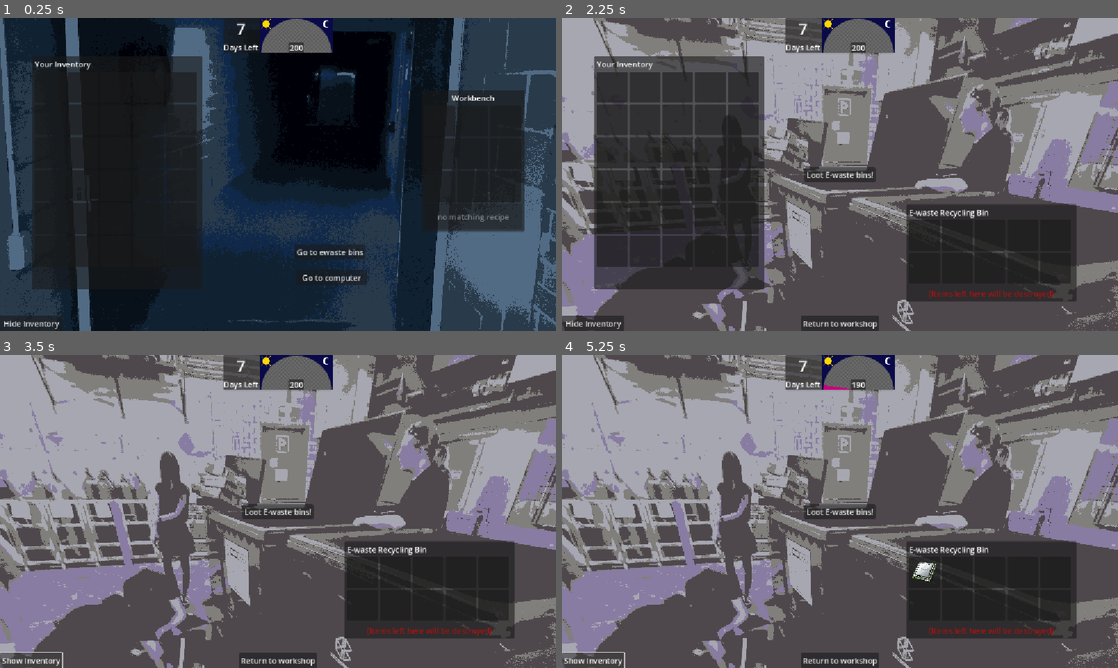
Above: before the commit, frames 1-4 (two rows, left to right).
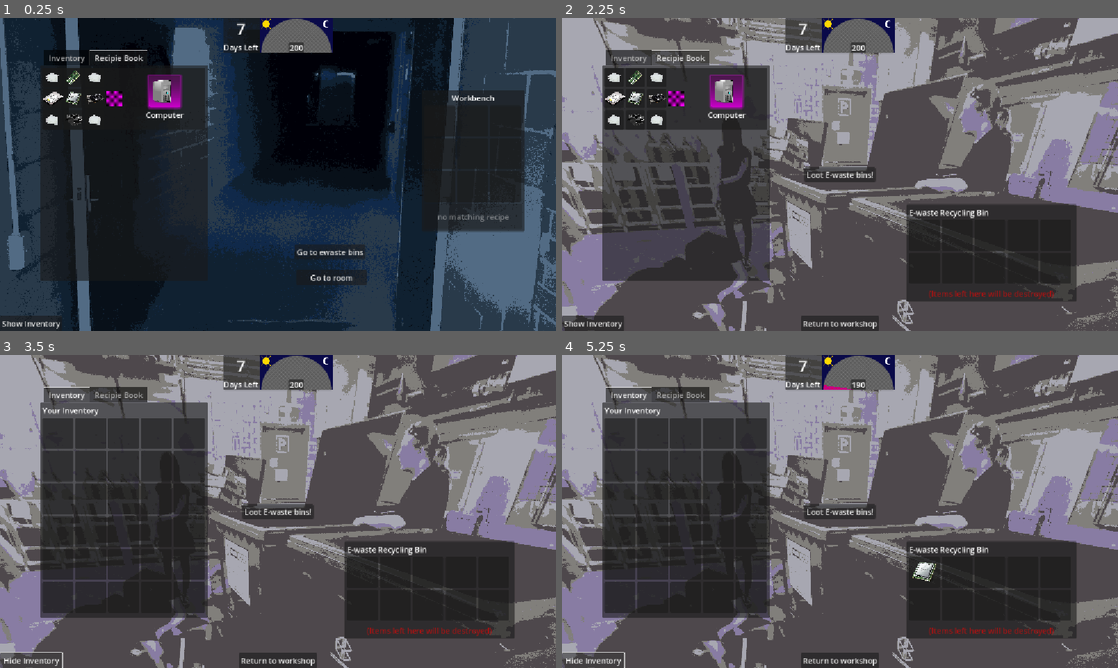
Above: after the commit, the same moments.

Repository: tabby-cat-nya/RustHacker
Game: Godot game, scene res://scenes/workshop.tscn
Two runs of this game, one before a commit and one after it. Both use one fixed random seed, a clock stepped at 60 frames per second and the inputs below. The engine's default icon, where the game draws it, is replaced by a stand-in: a white triangle on a blue panel in a dark square.
Inputs:
- Up to frame 1 (0.25 s): no input
- Up to frame 2 (2.25 s): click "Go to ewaste bins" at 0.5 s; click "Return to workshop" at 1.25 s; click "Go to ewaste bins" at 2 s
- Up to frame 3 (3.5 s): click "Hide Inventory" (after the commit: "Show Inventory") at 2.75 s
- Up to frame 4 (5.25 s): click "Show Inventory" (after the commit: "Hide Inventory") at 3.5 s; click "Loot E-waste bins!" at 4.25 s; click "Hide Inventory" (after the commit: "Show Inventory") at 5 s

The runs differ from the first frame. In frame 1, 5.0% of the frame differs, in the area x 0-65%, y 10-100%; in frame 2, 13%; in frame 3, 22%, in the area x 0-38%, y 10-100%; in frame 4, 22%.

Commit message:
recipe book started

Diff:
--- /dev/null
+++ b/crafting/recipe book/recipe_card.gd
@@ -0,0 +1,28 @@
+extends PanelContainer
+class_name RecipeCard
+
+@export var grid_container : GridContainer
+var ingredient_slots : Array[ItemSlot]
+@export var output_slot : ItemSlot
+
+# Called when the node enters the scene tree for the first time.
+func _ready() -> void:
+	ingredient_slots.assign(grid_container.get_children())
+	#slots.assign(grid.get_children())
+	pass # Replace with function body.
+
+
+# Called every frame. 'delta' is the elapsed time since the previous frame.
+func _process(delta: float) -> void:
+	pass
+
+func show_recipe(recipe : CraftRecipe):
+	ingredient_slots.assign(grid_container.get_children())
+	for x in range(9):
+		#if recipe.ingredients[x]:
+		ingredient_slots[x].item = recipe.ingredients[x]
+		ingredient_slots[x].update_ui()
+		ingredient_slots[x].block_taking = true
+	output_slot.item = recipe.output
+	output_slot.update_ui()
+	output_slot.block_taking = true
--- /dev/null
+++ b/crafting/recipe book/recipe_card.tscn
@@ -0,0 +1,75 @@
+[gd_scene load_steps=4 format=3 uid="uid://btenxre8yvynx"]
+
+[ext_resource type="Script" uid="uid://mvqohkfd6whc" path="res://crafting/recipe book/recipe_card.gd" id="1_8t2l7"]
+[ext_resource type="PackedScene" uid="uid://dgqs20xf7l8c" path="res://inv_system/item_slot.tscn" id="1_ebtwo"]
+
+[sub_resource type="PlaceholderTexture2D" id="PlaceholderTexture2D_8t2l7"]
+size = Vector2(32, 32)
+
+[node name="Recipe Card" type="PanelContainer" node_paths=PackedStringArray("grid_container", "output_slot")]
+script = ExtResource("1_8t2l7")
+grid_container = NodePath("HBoxContainer/GridContainer")
+output_slot = NodePath("HBoxContainer/VBoxContainer/ItemSlot10")
+
+[node name="HBoxContainer" type="HBoxContainer" parent="."]
+layout_mode = 2
+alignment = 1
+
+[node name="GridContainer" type="GridContainer" parent="HBoxContainer"]
+layout_mode = 2
+columns = 3
+
+[node name="ItemSlot" parent="HBoxContainer/GridContainer" instance=ExtResource("1_ebtwo")]
+custom_minimum_size = Vector2(40, 40)
+layout_mode = 2
+
+[node name="ItemSlot2" parent="HBoxContainer/GridContainer" instance=ExtResource("1_ebtwo")]
+custom_minimum_size = Vector2(40, 40)
+layout_mode = 2
+
+[node name="ItemSlot3" parent="HBoxContainer/GridContainer" instance=ExtResource("1_ebtwo")]
+custom_minimum_size = Vector2(40, 40)
+layout_mode = 2
+
+[node name="ItemSlot4" parent="HBoxContainer/GridContainer" instance=ExtResource("1_ebtwo")]
+custom_minimum_size = Vector2(40, 40)
+layout_mode = 2
+
+[node name="ItemSlot5" parent="HBoxContainer/GridContainer" instance=ExtResource("1_ebtwo")]
+custom_minimum_size = Vector2(40, 40)
+layout_mode = 2
+
+[node name="ItemSlot6" parent="HBoxContainer/GridContainer" instance=ExtResource("1_ebtwo")]
+custom_minimum_size = Vector2(40, 40)
+layout_mode = 2
+
+[node name="ItemSlot7" parent="HBoxContainer/GridContainer" instance=ExtResource("1_ebtwo")]
+custom_minimum_size = Vector2(40, 40)
+layout_mode = 2
+
+[node name="ItemSlot8" parent="HBoxContainer/GridContainer" instance=ExtResource("1_ebtwo")]
+custom_minimum_size = Vector2(40, 40)
+layout_mode = 2
+
+[node name="ItemSlot9" parent="HBoxContainer/GridContainer" instance=ExtResource("1_ebtwo")]
+custom_minimum_size = Vector2(40, 40)
+layout_mode = 2
+
+[node name="TextureRect" type="TextureRect" parent="HBoxContainer"]
+layout_mode = 2
+texture = SubResource("PlaceholderTexture2D_8t2l7")
+stretch_mode = 3
+
+[node name="VBoxContainer" type="VBoxContainer" parent="HBoxContainer"]
+layout_mode = 2
+size_flags_horizontal = 3
+alignment = 1
+
+[node name="ItemSlot10" parent="HBoxContainer/VBoxContainer" instance=ExtResource("1_ebtwo")]
+layout_mode = 2
+size_flags_horizontal = 4
+
+[node name="Label" type="Label" parent="HBoxContainer/VBoxContainer"]
+layout_mode = 2
+text = "Computer"
+horizontal_alignment = 1
--- /dev/null
+++ b/crafting/recipe book/recipie_book.gd
@@ -0,0 +1,17 @@
+extends PanelContainer
+
+@export var vbox : VBoxContainer
+
+# Called when the node enters the scene tree for the first time.
+func _ready() -> void:
+	pass # Replace with function body.
+	var test_card = load("res://crafting/recipe book/recipe_card.tscn").instantiate() as RecipeCard
+	var recipe : CraftRecipe = load("res://crafting/crafts/computer_craft.tres")
+	print(recipe)
+	test_card.show_recipe(recipe)
+	vbox.add_child(test_card)
+
+
+# Called every frame. 'delta' is the elapsed time since the previous frame.
+func _process(delta: float) -> void:
+	pass
--- a/inv_system/crafting_panel.gd
+++ b/inv_system/crafting_panel.gd
@@ -34,7 +34,7 @@
 		pass
 
 func check_recipes():
-	print("checking now")
+	#print("checking now")
 	style_none()
 	# write checking logic
 
@@ -62,9 +62,9 @@
 						possible_recipes.erase(recipe)
 				elif recipe.ingredients[x] or slots[x].item:
 					possible_recipes.erase(recipe)
-		print("Possible recipes: " + str(possible_recipes.size()))
+		#print("Possible recipes: " + str(possible_recipes.size()))
 		if possible_recipes.size() == 1:
-			print("found our recipe!")
+			#print("found our recipe!")
 			matched_recipe = possible_recipes[0]
 			style_assemble()
 			return
--- a/inv_system/item_slot.gd
+++ b/inv_system/item_slot.gd
@@ -5,6 +5,7 @@
 @export var item: ItemData
 @export var label : Label
 var type : String
+var block_taking : bool = false
 
 func _ready() -> void:
 	update_ui()
@@ -27,7 +28,7 @@
 
 
 func _get_drag_data(at_position: Vector2) -> Variant:
-	if not item:
+	if not item or block_taking:
 		return
 
 	var preview = duplicate()
@@ -42,7 +43,7 @@
 	return self
 
 func _can_drop_data(at_position: Vector2, data: Variant) -> bool:
-	return true
+	return !block_taking
 
 func _drop_data(at_position: Vector2, data: Variant) -> void:
 	var temp = item
--- a/inv_system/player_inventory.tscn
+++ b/inv_system/player_inventory.tscn
@@ -1,8 +1,33 @@
-[gd_scene load_steps=4 format=3 uid="uid://bkhg56q71vsjv"]
+[gd_scene load_steps=7 format=3 uid="uid://bkhg56q71vsjv"]
 
 [ext_resource type="Script" uid="uid://jxkjnscuxcyi" path="res://inv_system/player_inventory.gd" id="1_vk2kx"]
 [ext_resource type="Script" uid="uid://c6oycdae5wvjf" path="res://inv_system/inventory.gd" id="2_hk4hx"]
 [ext_resource type="PackedScene" uid="uid://dgqs20xf7l8c" path="res://inv_system/item_slot.tscn" id="3_8qgtd"]
+[ext_resource type="Script" uid="uid://chxgum3v3d1o7" path="res://crafting/recipe book/recipie_book.gd" id="4_bdgfq"]
+
+[sub_resource type="StyleBoxFlat" id="StyleBoxFlat_2jtfh"]
+content_margin_left = 0.0
+content_margin_top = 0.0
+content_margin_right = 0.0
+content_margin_bottom = 0.0
+bg_color = Color(0.101960786, 0.101960786, 0.101960786, 0)
+corner_radius_top_left = 3
+corner_radius_top_right = 3
+corner_radius_bottom_right = 3
+corner_radius_bottom_left = 3
+corner_detail = 5
+
+[sub_resource type="StyleBoxFlat" id="StyleBoxFlat_icm48"]
+content_margin_left = 0.0
+content_margin_top = 0.0
+content_margin_right = 0.0
+content_margin_bottom = 0.0
+bg_color = Color(0.101960786, 0.101960786, 0.101960786, 0)
+corner_radius_top_left = 3
+corner_radius_top_right = 3
+corner_radius_bottom_right = 3
+corner_radius_bottom_left = 3
+corner_detail = 5
 
 [node name="PlayerInventory" type="Control" node_paths=PackedStringArray("inventory_panel", "button")]
 z_index = 2
@@ -14,7 +39,7 @@
 grow_vertical = 2
 mouse_filter = 2
 script = ExtResource("1_vk2kx")
-inventory_panel = NodePath("InventoryPanel")
+inventory_panel = NodePath("TabContainer/Inventory")
 button = NodePath("Button")
 
 [node name="Button" type="Button" parent="."]
@@ -27,129 +52,159 @@
 grow_vertical = 0
 text = "Show Inventory"
 
-[node name="InventoryPanel" type="PanelContainer" parent="." node_paths=PackedStringArray("grid", "inv_label")]
+[node name="TabContainer" type="TabContainer" parent="."]
 layout_mode = 0
-offset_left = 67.0
-offset_top = 79.0
-offset_right = 419.0
-offset_bottom = 561.0
+offset_left = 83.0
+offset_top = 67.0
+offset_right = 431.0
+offset_bottom = 544.0
+current_tab = 1
+
+[node name="Inventory" type="PanelContainer" parent="TabContainer" node_paths=PackedStringArray("grid", "inv_label")]
+visible = false
+layout_mode = 2
+theme_override_styles/panel = SubResource("StyleBoxFlat_2jtfh")
 script = ExtResource("2_hk4hx")
 inventory_name = "Your Inventory"
 type = "Inventory"
 grid = NodePath("MarginContainer/VBoxContainer/ScrollContainer/GridContainer")
 inv_label = NodePath("MarginContainer/VBoxContainer/Label")
-
-[node name="MarginContainer" type="MarginContainer" parent="InventoryPanel"]
+metadata/_tab_index = 0
+
+[node name="MarginContainer" type="MarginContainer" parent="TabContainer/Inventory"]
 layout_mode = 2
 theme_override_constants/margin_left = 5
 theme_override_constants/margin_top = 5
 theme_override_constants/margin_right = 5
 theme_override_constants/margin_bottom = 5
 
-[node name="VBoxContainer" type="VBoxContainer" parent="InventoryPanel/MarginContainer"]
-layout_mode = 2
-
-[node name="Label" type="Label" parent="InventoryPanel/MarginContainer/VBoxContainer"]
+[node name="VBoxContainer" type="VBoxContainer" parent="TabContainer/Inventory/MarginContainer"]
+layout_mode = 2
+
+[node name="Label" type="Label" parent="TabContainer/Inventory/MarginContainer/VBoxContainer"]
 layout_mode = 2
 text = "Inventory 1"
 
-[node name="ScrollContainer" type="ScrollContainer" parent="InventoryPanel/MarginContainer/VBoxContainer"]
+[node name="ScrollContainer" type="ScrollContainer" parent="TabContainer/Inventory/MarginContainer/VBoxContainer"]
 layout_mode = 2
 size_flags_vertical = 3
 
-[node name="GridContainer" type="GridContainer" parent="InventoryPanel/MarginContainer/VBoxContainer/ScrollContainer"]
+[node name="GridContainer" type="GridContainer" parent="TabContainer/Inventory/MarginContainer/VBoxContainer/ScrollContainer"]
 layout_mode = 2
 size_flags_vertical = 3
 columns = 5
 
-[node name="ItemSlot" parent="InventoryPanel/MarginContainer/VBoxContainer/ScrollContainer/GridContainer" instance=ExtResource("3_8qgtd")]
-layout_mode = 2
-
-[node name="ItemSlot2" parent="InventoryPanel/MarginContainer/VBoxContainer/ScrollContainer/GridContainer" instance=ExtResource("3_8qgtd")]
-layout_mode = 2
-
-[node name="ItemSlot3" parent="InventoryPanel/MarginContainer/VBoxContainer/ScrollContainer/GridContainer" instance=ExtResource("3_8qgtd")]
-layout_mode = 2
-
-[node name="ItemSlot4" parent="InventoryPanel/MarginContainer/VBoxContainer/ScrollContainer/GridContainer" instance=ExtResource("3_8qgtd")]
-layout_mode = 2
-
-[node name="ItemSlot5" parent="InventoryPanel/MarginContainer/VBoxContainer/ScrollContainer/GridContainer" instance=ExtResource("3_8qgtd")]
-layout_mode = 2
-
-[node name="ItemSlot6" parent="InventoryPanel/MarginContainer/VBoxContainer/ScrollContainer/GridContainer" instance=ExtResource("3_8qgtd")]
-layout_mode = 2
-
-[node name="ItemSlot7" parent="InventoryPanel/MarginContainer/VBoxContainer/ScrollContainer/GridContainer" instance=ExtResource("3_8qgtd")]
-layout_mode = 2
-
-[node name="ItemSlot8" parent="InventoryPanel/MarginContainer/VBoxContainer/ScrollContainer/GridContainer" instance=ExtResource("3_8qgtd")]
-layout_mode = 2
-
-[node name="ItemSlot9" parent="InventoryPanel/MarginContainer/VBoxContainer/ScrollContainer/GridContainer" instance=ExtResource("3_8qgtd")]
-layout_mode = 2
-
-[node name="ItemSlot10" parent="InventoryPanel/MarginContainer/VBoxContainer/ScrollContainer/GridContainer" instance=ExtResource("3_8qgtd")]
-layout_mode = 2
-
-[node name="ItemSlot11" parent="InventoryPanel/MarginContainer/VBoxContainer/ScrollContainer/GridContainer" instance=ExtResource("3_8qgtd")]
-layout_mode = 2
-
-[node name="ItemSlot12" parent="InventoryPanel/MarginContainer/VBoxContainer/ScrollContainer/GridContainer" instance=ExtResource("3_8qgtd")]
-layout_mode = 2
-
-[node name="ItemSlot13" parent="InventoryPanel/MarginContainer/VBoxContainer/ScrollContainer/GridContainer" instance=ExtResource("3_8qgtd")]
-layout_mode = 2
-
-[node name="ItemSlot14" parent="InventoryPanel/MarginContainer/VBoxContainer/ScrollContainer/GridContainer" instance=ExtResource("3_8qgtd")]
-layout_mode = 2
-
-[node name="ItemSlot15" parent="InventoryPanel/MarginContainer/VBoxContainer/ScrollContainer/GridContainer" instance=ExtResource("3_8qgtd")]
-layout_mode = 2
-
-[node name="ItemSlot16" parent="InventoryPanel/MarginContainer/VBoxContainer/ScrollContainer/GridContainer" instance=ExtResource("3_8qgtd")]
-layout_mode = 2
-
-[node name="ItemSlot17" parent="InventoryPanel/MarginContainer/VBoxContainer/ScrollContainer/GridContainer" instance=ExtResource("3_8qgtd")]
-layout_mode = 2
-
-[node name="ItemSlot18" parent="InventoryPanel/MarginContainer/VBoxContainer/ScrollContainer/GridContainer" instance=ExtResource("3_8qgtd")]
-layout_mode = 2
-
-[node name="ItemSlot19" parent="InventoryPanel/MarginContainer/VBoxContainer/ScrollContainer/GridContainer" instance=ExtResource("3_8qgtd")]
-layout_mode = 2
-
-[node name="ItemSlot20" parent="InventoryPanel/MarginContainer/VBoxContainer/ScrollContainer/GridContainer" instance=ExtResource("3_8qgtd")]
-layout_mode = 2
-
-[node name="ItemSlot21" parent="InventoryPanel/MarginContainer/VBoxContainer/ScrollContainer/GridContainer" instance=ExtResource("3_8qgtd")]
-layout_mode = 2
-
-[node name="ItemSlot22" parent="InventoryPanel/MarginContainer/VBoxContainer/ScrollContainer/GridContainer" instance=ExtResource("3_8qgtd")]
-layout_mode = 2
-
-[node name="ItemSlot23" parent="InventoryPanel/MarginContainer/VBoxContainer/ScrollContainer/GridContainer" instance=ExtResource("3_8qgtd")]
-layout_mode = 2
-
-[node name="ItemSlot24" parent="InventoryPanel/MarginContainer/VBoxContainer/ScrollContainer/GridContainer" instance=ExtResource("3_8qgtd")]
-layout_mode = 2
-
-[node name="ItemSlot25" parent="InventoryPanel/MarginContainer/VBoxContainer/ScrollContainer/GridContainer" instance=ExtResource("3_8qgtd")]
-layout_mode = 2
-
-[node name="ItemSlot26" parent="InventoryPanel/MarginContainer/VBoxContainer/ScrollContainer/GridContainer" instance=ExtResource("3_8qgtd")]
-layout_mode = 2
-
-[node name="ItemSlot27" parent="InventoryPanel/MarginContainer/VBoxContainer/ScrollContainer/GridContainer" instance=ExtResource("3_8qgtd")]
-layout_mode = 2
-
-[node name="ItemSlot28" parent="InventoryPanel/MarginContainer/VBoxContainer/ScrollContainer/GridContainer" instance=ExtResource("3_8qgtd")]
-layout_mode = 2
-
-[node name="ItemSlot29" parent="InventoryPanel/MarginContainer/VBoxContainer/ScrollContainer/GridContainer" instance=ExtResource("3_8qgtd")]
-layout_mode = 2
-
-[node name="ItemSlot30" parent="InventoryPanel/MarginContainer/VBoxContainer/ScrollContainer/GridContainer" instance=ExtResource("3_8qgtd")]
-layout_mode = 2
+[node name="ItemSlot" parent="TabContainer/Inventory/MarginContainer/VBoxContainer/ScrollContainer/GridContainer" instance=ExtResource("3_8qgtd")]
+layout_mode = 2
+
+[node name="ItemSlot2" parent="TabContainer/Inventory/MarginContainer/VBoxContainer/ScrollContainer/GridContainer" instance=ExtResource("3_8qgtd")]
+layout_mode = 2
+
+[node name="ItemSlot3" parent="TabContainer/Inventory/MarginContainer/VBoxContainer/ScrollContainer/GridContainer" instance=ExtResource("3_8qgtd")]
+layout_mode = 2
+
+[node name="ItemSlot4" parent="TabContainer/Inventory/MarginContainer/VBoxContainer/ScrollContainer/GridContainer" instance=ExtResource("3_8qgtd")]
+layout_mode = 2
+
+[node name="ItemSlot5" parent="TabContainer/Inventory/MarginContainer/VBoxContainer/ScrollContainer/GridContainer" instance=ExtResource("3_8qgtd")]
+layout_mode = 2
+
+[node name="ItemSlot6" parent="TabContainer/Inventory/MarginContainer/VBoxContainer/ScrollContainer/GridContainer" instance=ExtResource("3_8qgtd")]
+layout_mode = 2
+
+[node name="ItemSlot7" parent="TabContainer/Inventory/MarginContainer/VBoxContainer/ScrollContainer/GridContainer" instance=ExtResource("3_8qgtd")]
+layout_mode = 2
+
+[node name="ItemSlot8" parent="TabContainer/Inventory/MarginContainer/VBoxContainer/ScrollContainer/GridContainer" instance=ExtResource("3_8qgtd")]
+layout_mode = 2
+
+[node name="ItemSlot9" parent="TabContainer/Inventory/MarginContainer/VBoxContainer/ScrollContainer/GridContainer" instance=ExtResource("3_8qgtd")]
+layout_mode = 2
+
+[node name="ItemSlot10" parent="TabContainer/Inventory/MarginContainer/VBoxContainer/ScrollContainer/GridContainer" instance=ExtResource("3_8qgtd")]
+layout_mode = 2
+
+[node name="ItemSlot11" parent="TabContainer/Inventory/MarginContainer/VBoxContainer/ScrollContainer/GridContainer" instance=ExtResource("3_8qgtd")]
+layout_mode = 2
+
+[node name="ItemSlot12" parent="TabContainer/Inventory/MarginContainer/VBoxContainer/ScrollContainer/GridContainer" instance=ExtResource("3_8qgtd")]
+layout_mode = 2
+
+[node name="ItemSlot13" parent="TabContainer/Inventory/MarginContainer/VBoxContainer/ScrollContainer/GridContainer" instance=ExtResource("3_8qgtd")]
+layout_mode = 2
+
+[node name="ItemSlot14" parent="TabContainer/Inventory/MarginContainer/VBoxContainer/ScrollContainer/GridContainer" instance=ExtResource("3_8qgtd")]
+layout_mode = 2
+
+[node name="ItemSlot15" parent="TabContainer/Inventory/MarginContainer/VBoxContainer/ScrollContainer/GridContainer" instance=ExtResource("3_8qgtd")]
+layout_mode = 2
+
+[node name="ItemSlot16" parent="TabContainer/Inventory/MarginContainer/VBoxContainer/ScrollContainer/GridContainer" instance=ExtResource("3_8qgtd")]
+layout_mode = 2
+
+[node name="ItemSlot17" parent="TabContainer/Inventory/MarginContainer/VBoxContainer/ScrollContainer/GridContainer" instance=ExtResource("3_8qgtd")]
+layout_mode = 2
+
+[node name="ItemSlot18" parent="TabContainer/Inventory/MarginContainer/VBoxContainer/ScrollContainer/GridContainer" instance=ExtResource("3_8qgtd")]
+layout_mode = 2
+
+[node name="ItemSlot19" parent="TabContainer/Inventory/MarginContainer/VBoxContainer/ScrollContainer/GridContainer" instance=ExtResource("3_8qgtd")]
+layout_mode = 2
+
+[node name="ItemSlot20" parent="TabContainer/Inventory/MarginContainer/VBoxContainer/ScrollContainer/GridContainer" instance=ExtResource("3_8qgtd")]
+layout_mode = 2
+
+[node name="ItemSlot21" parent="TabContainer/Inventory/MarginContainer/VBoxContainer/ScrollContainer/GridContainer" instance=ExtResource("3_8qgtd")]
+layout_mode = 2
+
+[node name="ItemSlot22" parent="TabContainer/Inventory/MarginContainer/VBoxContainer/ScrollContainer/GridContainer" instance=ExtResource("3_8qgtd")]
+layout_mode = 2
+
+[node name="ItemSlot23" parent="TabContainer/Inventory/MarginContainer/VBoxContainer/ScrollContainer/GridContainer" instance=ExtResource("3_8qgtd")]
+layout_mode = 2
+
+[node name="ItemSlot24" parent="TabContainer/Inventory/MarginContainer/VBoxContainer/ScrollContainer/GridContainer" instance=ExtResource("3_8qgtd")]
+layout_mode = 2
+
+[node name="ItemSlot25" parent="TabContainer/Inventory/MarginContainer/VBoxContainer/ScrollContainer/GridContainer" instance=ExtResource("3_8qgtd")]
+layout_mode = 2
+
+[node name="ItemSlot26" parent="TabContainer/Inventory/MarginContainer/VBoxContainer/ScrollContainer/GridContainer" instance=ExtResource("3_8qgtd")]
+layout_mode = 2
+
+[node name="ItemSlot27" parent="TabContainer/Inventory/MarginContainer/VBoxContainer/ScrollContainer/GridContainer" instance=ExtResource("3_8qgtd")]
+layout_mode = 2
+
+[node name="ItemSlot28" parent="TabContainer/Inventory/MarginContainer/VBoxContainer/ScrollContainer/GridContainer" instance=ExtResource("3_8qgtd")]
+layout_mode = 2
+
+[node name="ItemSlot29" parent="TabContainer/Inventory/MarginContainer/VBoxContainer/ScrollContainer/GridContainer" instance=ExtResource("3_8qgtd")]
+layout_mode = 2
+
+[node name="ItemSlot30" parent="TabContainer/Inventory/MarginContainer/VBoxContainer/ScrollContainer/GridContainer" instance=ExtResource("3_8qgtd")]
+layout_mode = 2
+
+[node name="Recipie Book" type="PanelContainer" parent="TabContainer" node_paths=PackedStringArray("vbox")]
+layout_mode = 2
+theme_override_styles/panel = SubResource("StyleBoxFlat_icm48")
+script = ExtResource("4_bdgfq")
+vbox = NodePath("MarginContainer/ScrollContainer/VBoxContainer")
+metadata/_tab_index = 1
+
+[node name="MarginContainer" type="MarginContainer" parent="TabContainer/Recipie Book"]
+layout_mode = 2
+theme_override_constants/margin_left = 5
+theme_override_constants/margin_top = 5
+theme_override_constants/margin_right = 5
+theme_override_constants/margin_bottom = 5
+
+[node name="ScrollContainer" type="ScrollContainer" parent="TabContainer/Recipie Book/MarginContainer"]
+layout_mode = 2
+horizontal_scroll_mode = 0
+
+[node name="VBoxContainer" type="VBoxContainer" parent="TabContainer/Recipie Book/MarginContainer/ScrollContainer"]
+layout_mode = 2
+size_flags_horizontal = 3
+size_flags_vertical = 3
 
 [connection signal="pressed" from="Button" to="." method="_on_button_pressed"]
--- a/scenes/workshop.tscn
+++ b/scenes/workshop.tscn
@@ -42,7 +42,7 @@
 offset_top = 522.0
 offset_right = 760.0
 offset_bottom = 553.0
-text = "Go to computer"
+text = "Go to room"
 
 [node name="CraftingPanel" parent="." instance=ExtResource("2_wwo6w")]
 layout_mode = 0
Not shown, added: crafting/recipe book/recipe_card.gd.uid
Not shown, added: crafting/recipe book/recipie_book.gd.uid
Not shown, changed: README.md
